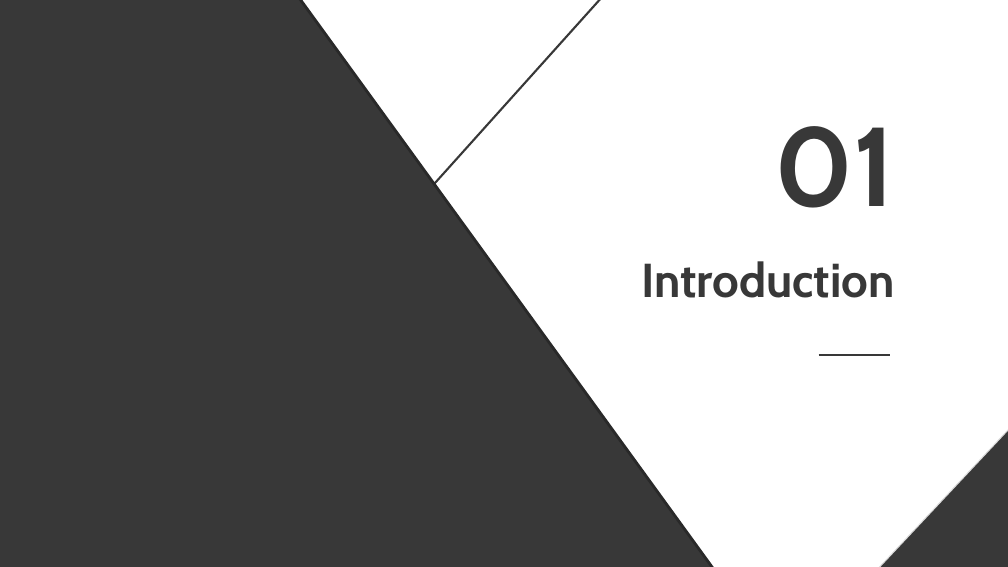
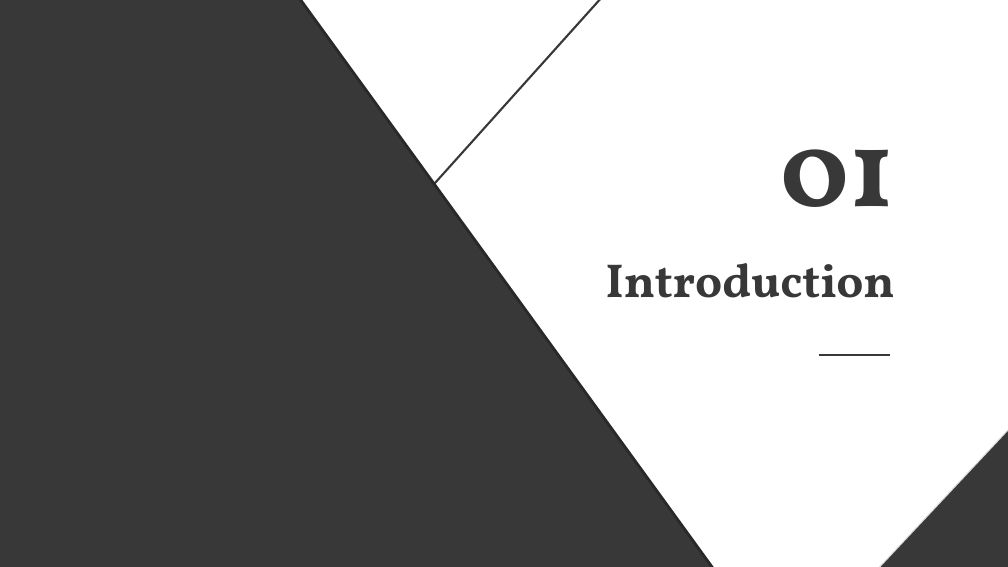
Before and after one commit to theabc50111/DL2021_final_dmlab_HCT_nccu, a slide deck: slide 3 of New_DL_final.pptx. Drawn at 1008x567 pixels with LibreOffice and Linux fonts; fonts in the diff are those of the drawing. Boxes give left, top, right and bottom in pixels: in the first picture for what was removed or moved away, otherwise in the second. Text is boxed around its words. In the diff, an @@ line names an element or a change of style, - is before the commit and + after.

```diff
--- a/New_DL_final.pptx
+++ b/New_DL_final.pptx
@@ title "01" at bbox=[781, 149, 895, 207]: font Cabin to Vollkorn @@
@@ title "Introduction" at bbox=[606, 263, 895, 298]: font Cabin to Vollkorn @@
```
Also in this commit, not shown: 18 other slides changed, 4 slides added.
